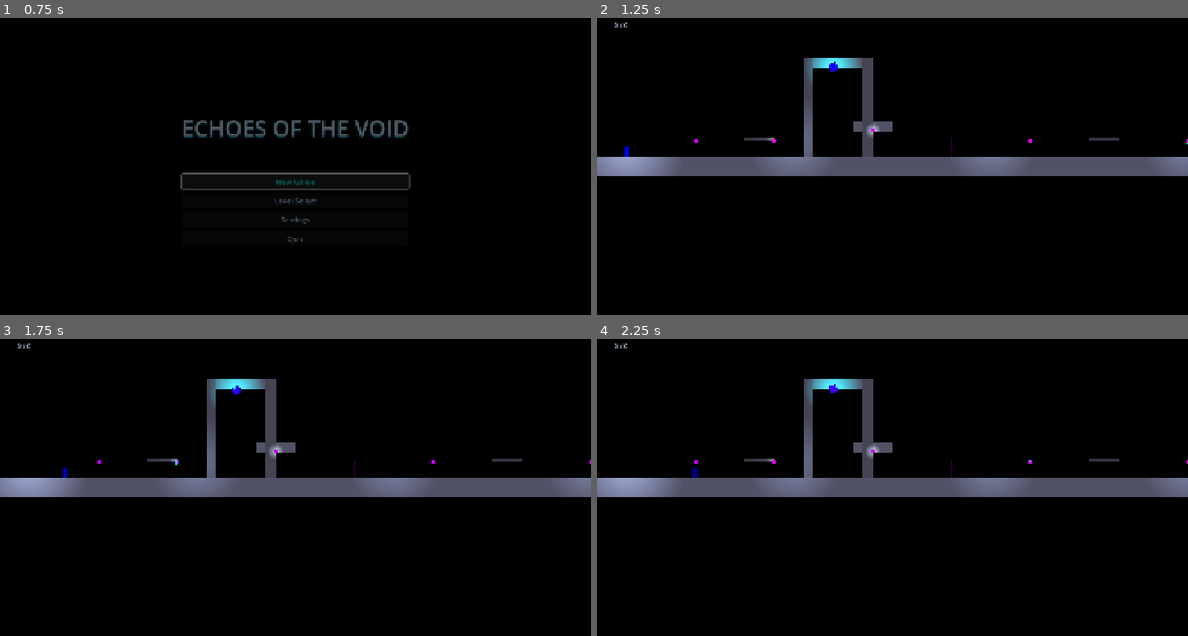
Above: before the commit, frames 1-4 (two rows, left to right).
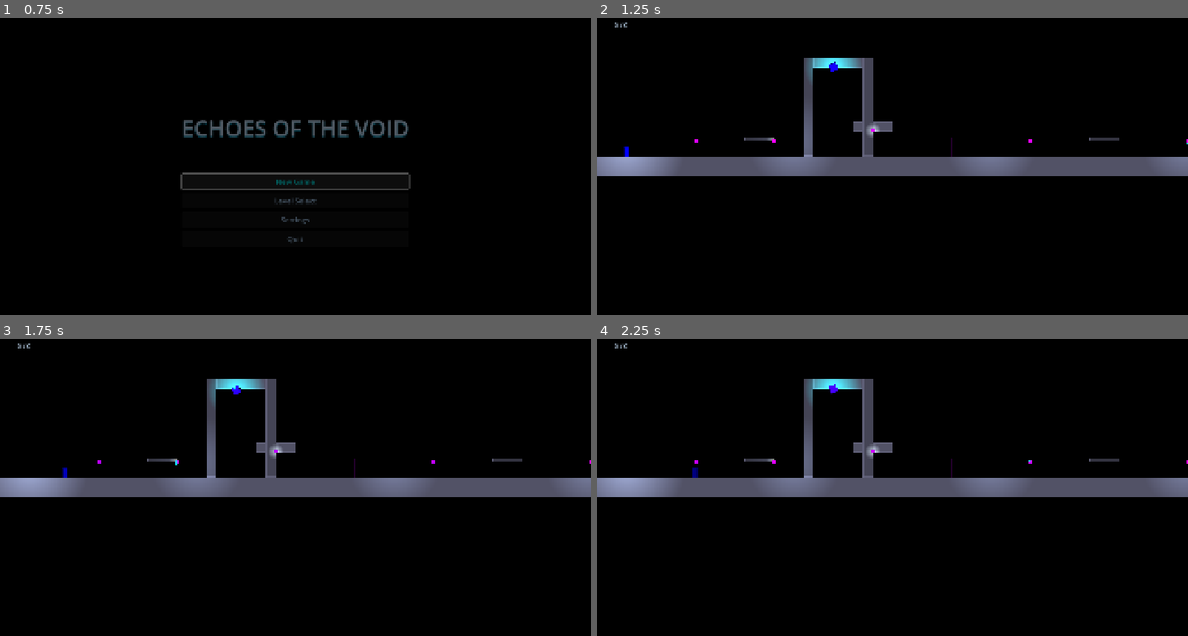
Above: after the commit, the same moments.

Repository: MasuRii/echoes-of-the-void
Game: Godot game, scene res://scenes/ui/main_menu.tscn
Two runs of this game, one before a commit and one after it. Both use one fixed random seed, a clock stepped at 60 frames per second and the inputs below. Sound files missing from this copy of the repository are replaced by a short silence.
Inputs (mouse positions are in pixels of both pictures, inside the frame that each line leads up to):
- Up to frame 1 (0.75 s): click "New Game" at 0.5 s
- Up to frame 2 (1.25 s): no input
- Up to frame 3 (1.75 s): tap Enter (ui_accept) at 1.25 s; move the mouse to (425, 484) at 1.27 s; hold D (move_right) from 1.28 s (still down); tap Space (jump) at 1.52 s
- Up to frame 4 (2.25 s): move the mouse to (774, 517) at 2.02 s; release D (move_right) at 2.03 s; hold A (move_left) from 2.03 s (still down)

Frame 1 is identical in both runs. In frame 2, 0.2% of the frame differs, in the area x 24-84%, y 13-47%; in frame 3, 0.2%; in frame 4, 0.2%.
Error after the commit: Trying to assign value of type 'Control' to a variable of type 'ColorRect'. (res://scenes/levels/level_base.gd:260)

Commit message:
Add bordered visual system to procedural platforms for Phase 11.1

Diff:
--- a/scripts/systems/platform_generator.gd
+++ b/scripts/systems/platform_generator.gd
@@ -20,6 +20,68 @@
 
 # Default wall width
 const WALL_WIDTH: float = 32.0
+
+# Border/outline settings
+const BORDER_ENABLED: bool = true
+const BORDER_WIDTH: float = 2.0
+const BORDER_COLOR := Color(1.0, 1.0, 1.0, 0.8)  # Bright white border
+
+
+## Creates a bordered visual container with optional outline.
+## Returns a Control node containing the fill and optional border.
+static func _create_bordered_visual(
+	size: Vector2,
+	fill_color: Color,
+	show_border: bool = BORDER_ENABLED
+) -> Control:
+	var container := Control.new()
+	container.name = "Visual"
+	container.custom_minimum_size = size
+	container.size = size
+
+	# Main fill
+	var fill := ColorRect.new()
+	fill.name = "Fill"
+	fill.size = size
+	fill.color = fill_color
+	fill.position = Vector2.ZERO
+	container.add_child(fill)
+
+	# Border overlay (only if enabled and size allows)
+	if show_border and size.x > BORDER_WIDTH * 4 and size.y > BORDER_WIDTH * 4:
+		# Top border
+		var top := ColorRect.new()
+		top.name = "BorderTop"
+		top.size = Vector2(size.x, BORDER_WIDTH)
+		top.color = BORDER_COLOR
+		top.position = Vector2.ZERO
+		container.add_child(top)
+
+		# Bottom border
+		var bottom := ColorRect.new()
+		bottom.name = "BorderBottom"
+		bottom.size = Vector2(size.x, BORDER_WIDTH)
+		bottom.color = BORDER_COLOR
+		bottom.position = Vector2(0, size.y - BORDER_WIDTH)
+		container.add_child(bottom)
+
+		# Left border
+		var left := ColorRect.new()
+		left.name = "BorderLeft"
+		left.size = Vector2(BORDER_WIDTH, size.y)
+		left.color = BORDER_COLOR
+		left.position = Vector2.ZERO
+		container.add_child(left)
+
+		# Right border
+		var right := ColorRect.new()
+		right.name = "BorderRight"
+		right.size = Vector2(BORDER_WIDTH, size.y)
+		right.color = BORDER_COLOR
+		right.position = Vector2(size.x - BORDER_WIDTH, 0)
+		container.add_child(right)
+
+	return container
 
 
 ## Creates a solid platform with collision and visual.
@@ -53,11 +115,8 @@
 	collision_shape.position = size / 2.0
 	platform.add_child(collision_shape)
 
-	# Create visual ColorRect
-	var visual := ColorRect.new()
-	visual.name = "Visual"
-	visual.size = size
-	visual.color = color
+	# Create bordered visual
+	var visual := _create_bordered_visual(size, color, BORDER_ENABLED)
 	visual.position = Vector2.ZERO
 	platform.add_child(visual)
 
@@ -105,11 +164,8 @@
 		collision_shape.position = Vector2(size.x / 2.0, size.y / 2.0)
 	wall.add_child(collision_shape)
 
-	# Create visual ColorRect
-	var visual := ColorRect.new()
-	visual.name = "Visual"
-	visual.size = size
-	visual.color = COLOR_WALL
+	# Create bordered visual
+	var visual := _create_bordered_visual(size, COLOR_WALL, BORDER_ENABLED)
 	visual.position = Vector2.ZERO
 	wall.add_child(visual)
 
@@ -153,11 +209,9 @@
 	collision_shape.one_way_collision_margin = 4.0
 	platform.add_child(collision_shape)
 
-	# Create visual ColorRect (semi-transparent to indicate one-way)
-	var visual := ColorRect.new()
-	visual.name = "Visual"
-	visual.size = size
-	visual.color = COLOR_ONE_WAY_PLATFORM
+	# Create bordered visual (semi-transparent to indicate one-way)
+	# Use dashed/lighter border for one-way platforms
+	var visual := _create_bordered_visual(size, COLOR_ONE_WAY_PLATFORM, BORDER_ENABLED)
 	visual.position = Vector2.ZERO
 	platform.add_child(visual)
 
Not shown, changed: plan.md
